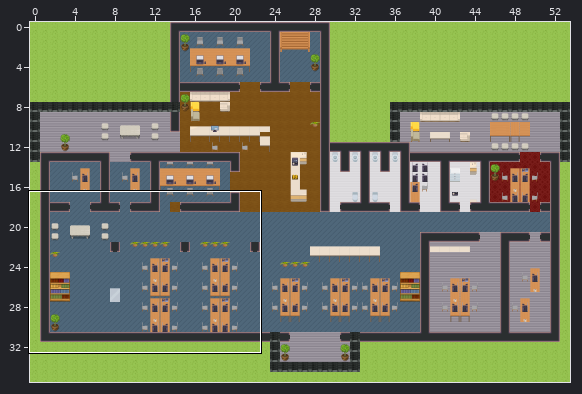
Two versions of a level (Tiled map (JSON), elunic-office.tmj). The picture above shows the old version from afar; the outline marks the close-up.
Close-up. Before the edit:
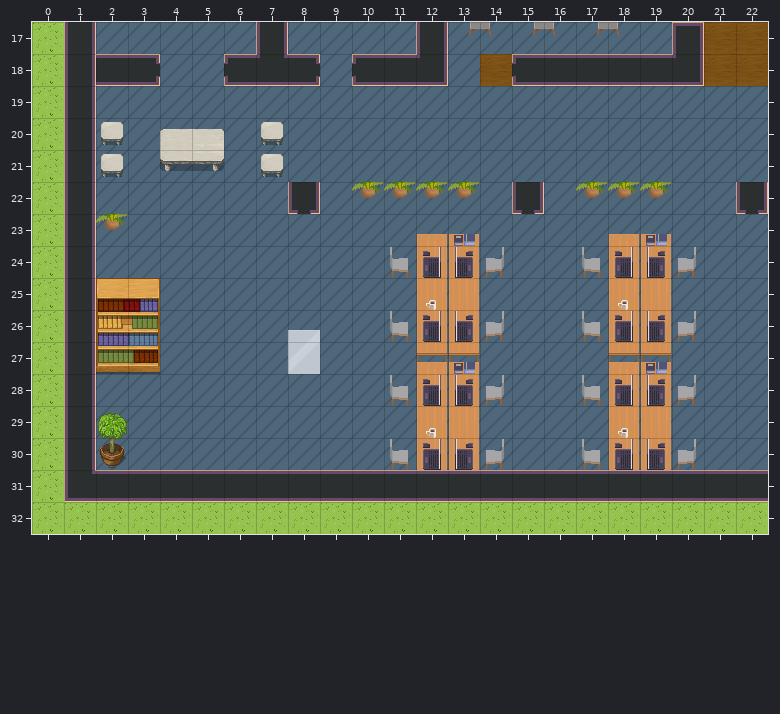
Cells are 32x32 px. Shown: x 0..22, y 17..32. The commit also changed other parts of the map, which this record leaves out.
New version:
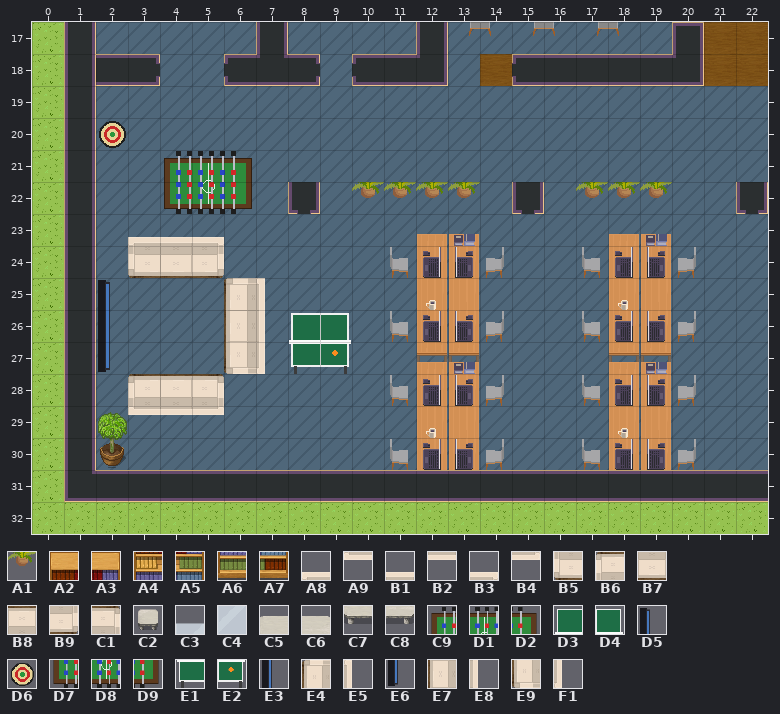
Key: from "WA_Decoration": A1 70; from "WA_Other_Furniture": A2 22, A3 23, A4 34, A5 35, A6 46, A7 47; from "WA_Seats": A8 0, A9 0 flipped up-down, B1 1, B2 1 flipped up-down, B3 2, B4 2 flipped up-down, B5 13, B6 13 flipped up-down, B7 14, B8 14 flipped up-down, B9 15, C1 15 flipped up-down, C2 150; from "WA_Tables": C3 5, C4 15, C5 177, C6 178, C7 187, C8 188; from "elunic_custom": C9 0, D1 1, D2 2, D3 3, D4 4, D5 5, D6 6, D7 8, D8 9, D9 10, E1 11, E2 12, E3 13, E4 16, E5 17, E6 21, E7 24, E8 25, E9 32, F1 33.
__ is an empty cell, .. an unchanged one.
Edits made:
--- layer "furniture/furniture1"
@@ x 2..9 @@
-20 __ .. .. .. .. .. .. ..
-21 .. .. __ __ __ .. .. ..
-22 .. .. __ __ __ .. .. ..
-23 A1 __ __ __ .. .. .. ..
-24 .. __ __ __ .. .. .. ..
-25 A2 A3 .. .. __ __ .. ..
-26 A4 A5 .. .. __ __ C3 __
-27 A6 A7 .. .. __ __ C4 __
-28 .. __ __ __ .. .. .. ..
-29 .. __ __ __ .. .. .. ..
+20 D6 .. .. .. .. .. .. ..
+21 .. .. C9 D1 D2 .. .. ..
+22 .. .. D7 D8 D9 .. .. ..
+23 __ A8 B1 B3 .. .. .. ..
+24 .. B5 B7 B9 .. .. .. ..
+25 D5 __ .. .. E4 E5 .. ..
+26 E3 __ .. .. E7 E8 D3 D4
+27 E6 __ .. .. E9 F1 E1 E2
+28 .. B6 B8 C1 .. .. .. ..
+29 .. A9 B2 B4 .. .. .. ..
--- layer "furniture/furniture2"
@@ x 2..7 @@
-20 C2 .. C5 C6 .. C2
-21 C2 .. C7 C8 .. C2
+20 __ .. __ __ .. __
+21 __ .. __ __ .. __
Pixel boxes of the changes (left, top, right, bottom) in both close-ups:
changed: (96, 121, 351, 415)
